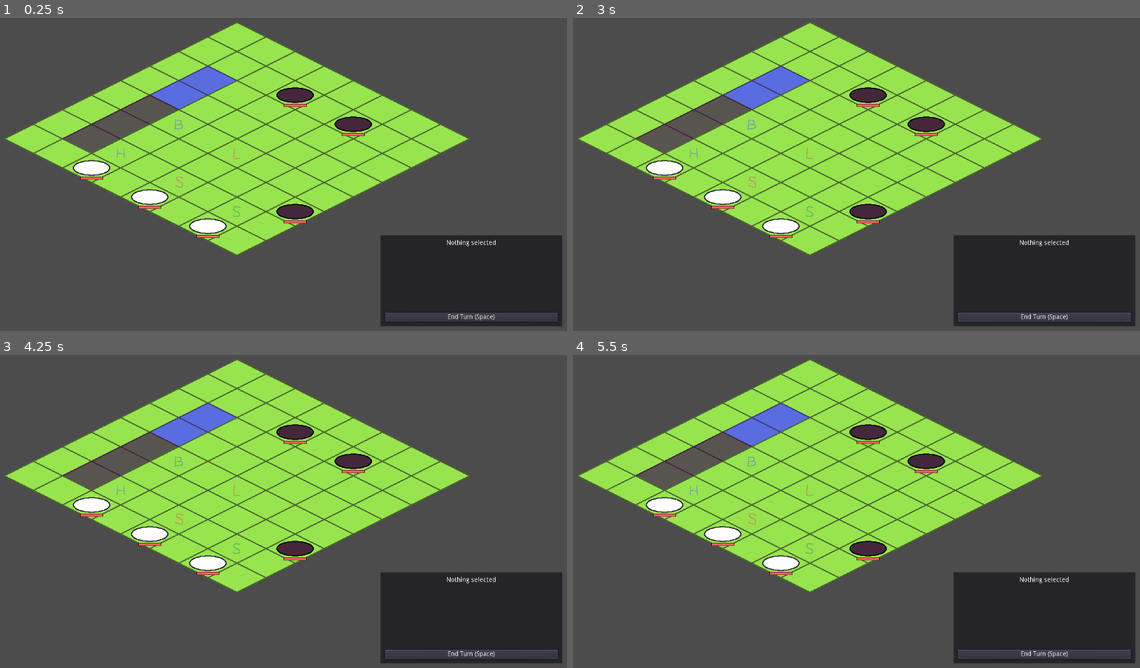
Above: before the commit, frames 1-4 (two rows, left to right).
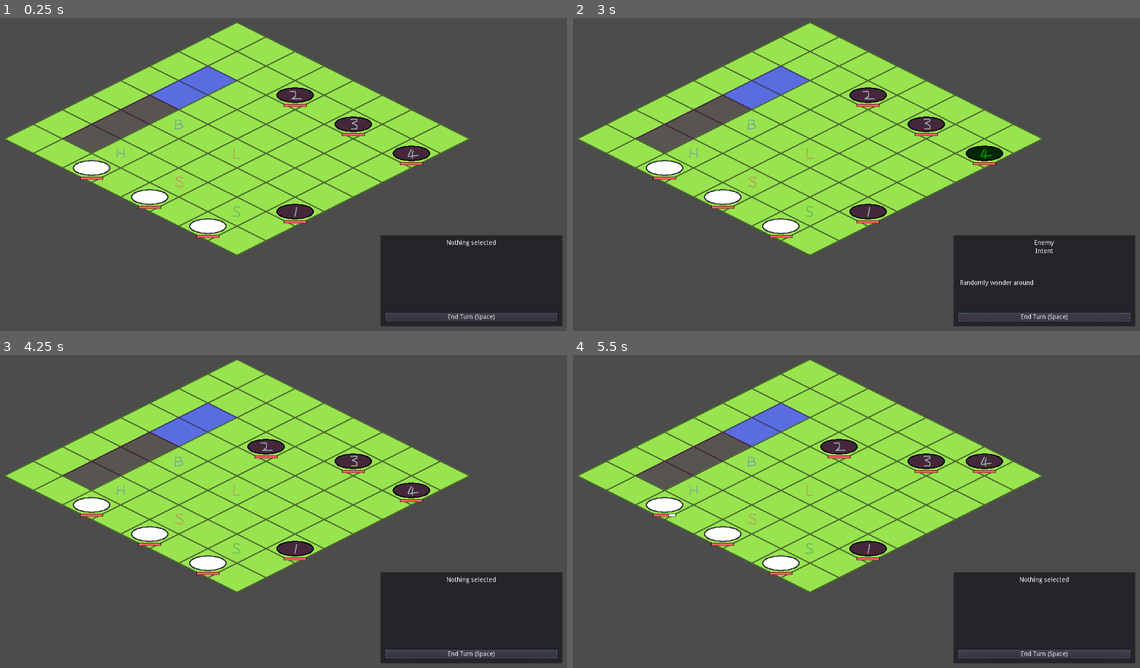
Above: after the commit, the same moments.

Repository: kjh618/gmtk-game-jam-2021
Game: Godot game, scene res://src/main.tscn
Two runs of this game, one before a commit and one after it. Both use one fixed random seed, a clock stepped at 60 frames per second and the inputs below.
Inputs (mouse positions are in pixels of both pictures, inside the frame that each line leads up to):
- Up to frame 1 (0.25 s): no input
- Up to frame 2 (3 s): click "End Turn (Space)" at 0.5 s; click "End Turn (Space)" at 1.25 s; click "End Turn (Space)" at 2 s; tap Enter at 2.75 s; move the mouse to (981, 155) at 2.77 s; click (981, 155) at 2.85 s
- Up to frame 3 (4.25 s): tap Space (end_turn) at 3.5, 3.6 s; move the mouse to (164, 524) at 3.52 s
- Up to frame 4 (5.5 s): move the mouse to (913, 436) at 4.27 s; click (913, 436) at 4.35 s; tap Enter at 5 s; move the mouse to (822, 574) at 5.02 s; tap Space (end_turn) at 5.1 s

The runs differ from the first frame. In frame 1, 0.4% of the frame differs, in the area x 51-76%, y 23-64%; in frame 2, 0.6%; in frame 3, 0.9%; in frame 4, 1.0%, in the area x 16-76%, y 22-64%.

Commit message:
Add enemy AI

Diff:
--- a/src/action.gd
+++ b/src/action.gd
@@ -50,7 +50,6 @@
             p.y * TEXTURE_HEIGHT + TEXTURE_PADDING_Y,
             TEXTURE_WIDTH - TEXTURE_PADDING_X * 2,
             TEXTURE_HEIGHT - TEXTURE_PADDING_Y * 2)
-    print(texture.region)
     return texture
 
 
--- a/src/board_enemies.gd
+++ b/src/board_enemies.gd
@@ -3,7 +3,9 @@
 
 func do_turn() -> void:
     print("Enemy turn")
-    # TODO
-    yield(get_tree().create_timer(0.1), "timeout")
+    for enemy in get_children():
+        print("Do intent: ", enemy.enemy_type)
+        enemy.do_intent()
+        yield(get_tree().create_timer(0.5), "timeout")
     print("End enemy turn")
     get_parent().start_player_turn()
--- a/src/enemy.gd
+++ b/src/enemy.gd
@@ -1,6 +1,95 @@
+tool
 extends Unit
 class_name Enemy
 
 
+enum EnemyType { STATIONARY, TANK, CANNON, RANDOM }
+
+const CANNON_DAMAGE := 30
+
+const RANDOM_MOVE_DISTANCE := 1
+
+const TEXTURE_POSITION := {
+    EnemyType.STATIONARY: Vector2(0, 0),
+    EnemyType.TANK: Vector2(0, 1),
+    EnemyType.CANNON: Vector2(0, 2),
+    EnemyType.RANDOM: Vector2(0, 3),
+}
+const TEXTURE_WIDTH := 128
+const TEXTURE_HEIGHT := 128
+
+
+export var enemy_type: int = EnemyType.STATIONARY
+
+
+func _ready() -> void:
+    $Sprite.texture = get_texture()
+
+
+func get_texture() -> AtlasTexture:
+    var texture := AtlasTexture.new()
+    texture.atlas = preload("res://assets/enemy.png")
+    var p: Vector2 = TEXTURE_POSITION[enemy_type]
+    texture.region = Rect2(
+            p.x * TEXTURE_WIDTH,
+            p.y * TEXTURE_HEIGHT,
+            TEXTURE_WIDTH,
+            TEXTURE_HEIGHT)
+    return texture
+
+
+func get_description() -> String:
+    match enemy_type:
+        EnemyType.STATIONARY:
+            return "Stay still"
+        EnemyType.TANK:
+            return "Move and attack in a line"
+        EnemyType.CANNON:
+            return "Attack the farthest player"
+        EnemyType.RANDOM:
+            return "Randomly wonder around"
+        _:
+            return ""
+
+
 func show_overlay() -> void:
     print("Enemy show overlay")
+
+
+func do_intent() -> void:
+    var board_postion: Vector2 = BOARD.to_board_position(position)
+
+    match enemy_type:
+        EnemyType.STATIONARY:
+            pass
+        EnemyType.TANK:
+            var target_board_position := board_postion + Vector2.DOWN
+            if !BOARD.is_in_board(target_board_position) or !BOARD.is_available(target_board_position):
+                return
+            move_to(target_board_position)
+        EnemyType.CANNON:
+            var max_distance := 0.0
+            var max_distance_player = null
+            for player in BOARD.get_node("Players").get_children():
+                var player_board_position: Vector2 = BOARD.to_board_position(player.position)
+                var distance := board_postion.distance_squared_to(player_board_position)
+                if distance > max_distance:
+                    max_distance = distance
+                    max_distance_player = player
+            if max_distance_player == null:
+                return
+            attack(max_distance_player, CANNON_DAMAGE)
+        EnemyType.RANDOM:
+            var moves := []
+            for x in range(-RANDOM_MOVE_DISTANCE, RANDOM_MOVE_DISTANCE + 1):
+                for y in range(-RANDOM_MOVE_DISTANCE, RANDOM_MOVE_DISTANCE + 1):
+                    var v := Vector2(x, y)
+                    if v == Vector2.ZERO \
+                            or !BOARD.is_in_board(board_postion + v) \
+                            or !BOARD.is_available(board_postion + v):
+                        continue
+                    moves.append(v)
+            if moves.empty():
+                return
+            var move: Vector2 = moves[randi() % moves.size()]
+            move_to(board_postion + move)
--- a/src/enemy.tscn
+++ b/src/enemy.tscn
@@ -1,10 +1,14 @@
-[gd_scene load_steps=5 format=2]
+[gd_scene load_steps=6 format=2]
 
 [ext_resource path="res://assets/enemy.png" type="Texture" id=1]
 [ext_resource path="res://src/enemy.gd" type="Script" id=2]
 [ext_resource path="res://src/health_bar.tscn" type="PackedScene" id=3]
 
-[sub_resource type="CapsuleShape2D" id=1]
+[sub_resource type="AtlasTexture" id=3]
+atlas = ExtResource( 1 )
+region = Rect2( 0, 0, 128, 128 )
+
+[sub_resource type="CapsuleShape2D" id=2]
 radius = 13.0
 height = 48.0
 
@@ -12,11 +16,11 @@
 script = ExtResource( 2 )
 
 [node name="Sprite" type="Sprite" parent="."]
-texture = ExtResource( 1 )
+texture = SubResource( 3 )
 
 [node name="CollisionShape2D" type="CollisionShape2D" parent="."]
 rotation = 1.5708
-shape = SubResource( 1 )
+shape = SubResource( 2 )
 
 [node name="HealthBar" parent="." instance=ExtResource( 3 )]
 margin_left = -25.0
--- a/src/enemy_info.gd
+++ b/src/enemy_info.gd
@@ -2,4 +2,4 @@
 
 
 func set_info(enemy: Enemy) -> void:
-    pass
+    $VBoxContainer/IntentInfo.bbcode_text = enemy.get_description()
--- a/src/level_test.tscn
+++ b/src/level_test.tscn
@@ -14,9 +14,15 @@
 
 [node name="Enemy2" parent="Board/Enemies" index="1" instance=ExtResource( 3 )]
 position = Vector2( 128, 160 )
+enemy_type = 1
 
 [node name="Enemy3" parent="Board/Enemies" index="2" instance=ExtResource( 3 )]
 position = Vector2( 256, 224 )
+enemy_type = 2
+
+[node name="Enemy4" parent="Board/Enemies" index="3" instance=ExtResource( 3 )]
+position = Vector2( 384, 288 )
+enemy_type = 3
 
 [node name="Player" parent="Board/Players" index="0" instance=ExtResource( 1 )]
 position = Vector2( -320, 320 )
--- a/src/player_info.tscn
+++ b/src/player_info.tscn
@@ -17,7 +17,7 @@
 margin_right = 158.0
 margin_bottom = 14.0
 size_flags_horizontal = 3
-text = "Move"
+text = "Move (Click)"
 align = 1
 
 [node name="SkillTitle" type="Label" parent="."]
@@ -25,7 +25,7 @@
 margin_right = 320.0
 margin_bottom = 14.0
 size_flags_horizontal = 3
-text = "Skill"
+text = "Skill (Shift + Click)"
 align = 1
 
 [node name="MoveHBoxContainer" type="HBoxContainer" parent="."]
Binary file changed: assets/enemy.png
Not shown, changed: assets/enemy.kra
